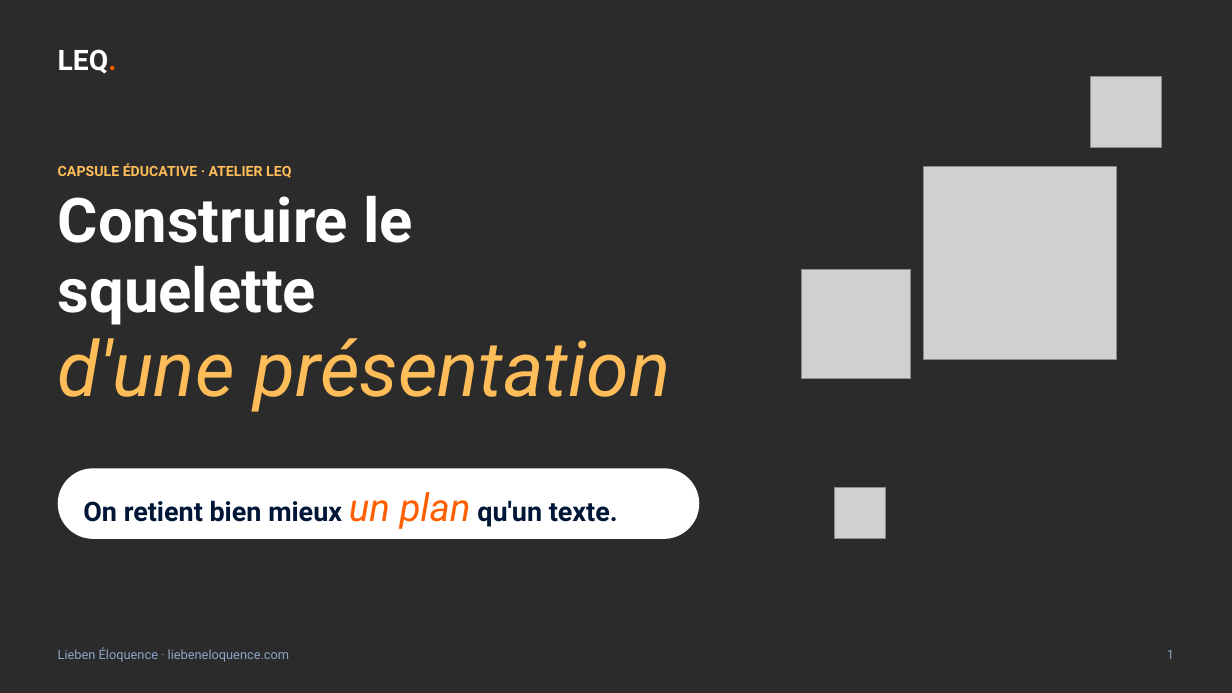
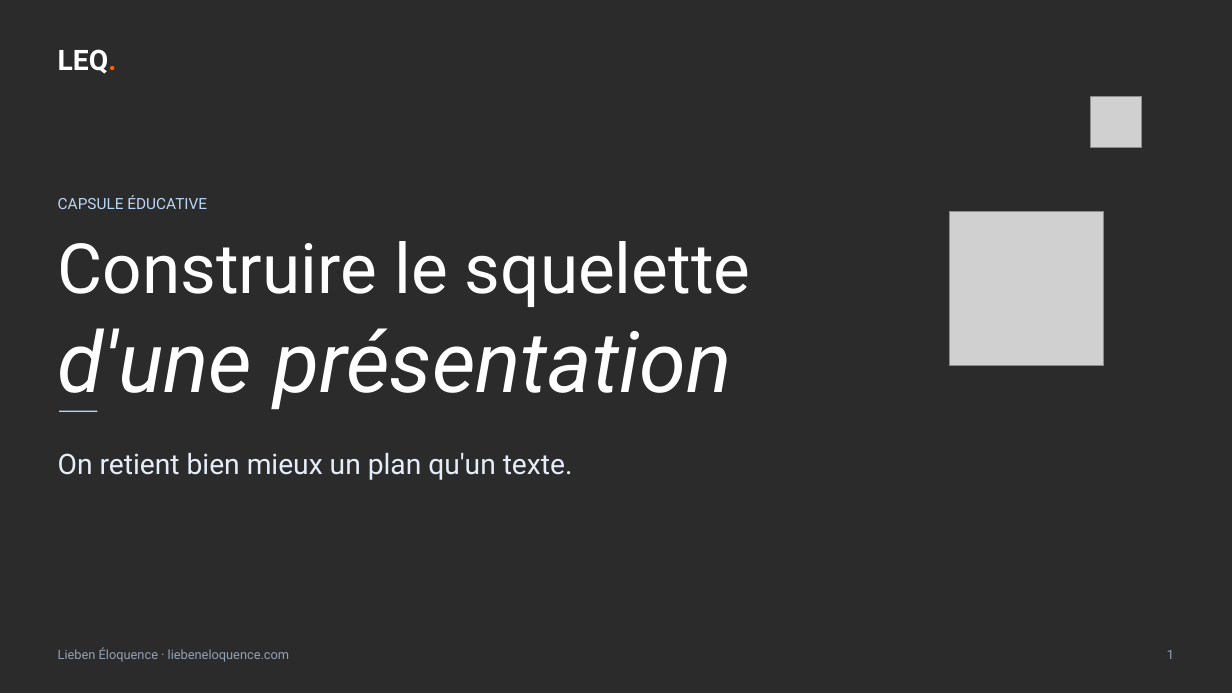
Before and after one commit to ahiale/liebeneloquence-site, a slide deck: slide 1 of communication/atelier/LEQ-capsule-squelette.pptx. Drawn at 1232x693 pixels with LibreOffice and Linux fonts; fonts in the diff are those of the drawing; grey boxes stand for pictures; background and template pictures are left out; a plain dark background stands for a picture behind light text. Boxes give left, top, right and bottom in pixels: in the first picture for what was removed or moved away, otherwise in the second. Text is boxed around its words. In the diff, an @@ line names an element or a change of style, - is before the commit and + after.

```diff
--- a/communication/atelier/LEQ-capsule-squelette.pptx
+++ b/communication/atelier/LEQ-capsule-squelette.pptx
@@ picture: place and size @@
-picture at box(1091, 77, 1161, 147)
+picture at box(1091, 96, 1142, 148)
@@ text at box(58, 196, 207, 209): text changed; size 11 to 12 pt; text colour #FFBD59 to #B9D6F5; bold off @@
-CAPSULE ÉDUCATIVE · ATELIER LEQ
+CAPSULE ÉDUCATIVE
@@ text "Construire le squelette": place and size @@
-text "Construire le squelette" at box(58, 196, 671, 412)
+text "Construire le squelette" at box(58, 241, 751, 412)
@@ picture: place and size @@
-picture at box(924, 167, 1116, 360)
+picture at box(950, 212, 1104, 366)
@@ text at box(58, 241, 751, 307): text changed; size 48 to 54 pt; bold off @@
-Construire le
-squelette
+Construire le squelette
@@ picture removed at box(802, 270, 911, 379) @@
@@ text at box(58, 328, 731, 412): size 60 to 66 pt, text colour #FFBD59 to #FFFFFF in "d'une présentation"; line spacing 0.95 to 1 @@
@@ rectangle added at box(59, 410, 98, 411), fill #B9D6F5 @@
@@ text "On retient bien mieux un ...": place and size @@
-text "On retient bien mieux un ..." at box(83, 492, 618, 529)
+text "On retient bien mieux un ..." at box(58, 453, 573, 480)
@@ text "On retient bien mieux un ..." at box(58, 453, 573, 480): size 21 to 22 pt, text colour #001636 to #E6EDFA, bold off in "On retient bien mieux qu'un texte."; size 30 to 22 pt, text colour #FF5E01 to #E6EDFA, italic off in "un plan"; vertical alignment middle to top @@
@@ rounded rectangle removed at box(57, 469, 699, 539) @@
@@ picture removed at box(835, 488, 886, 540) @@
@@ text "Lieben Éloquence · liebeneloquence.com" at box(58, 647, 289, 662): text colour #8FA3C7 to #94A0B4 @@
@@ text "1" at box(1167, 650, 1174, 659): text colour #8FA3C7 to #94A0B4 @@
```
Also in this commit, not shown: 11 other slides changed, 2 other files.
